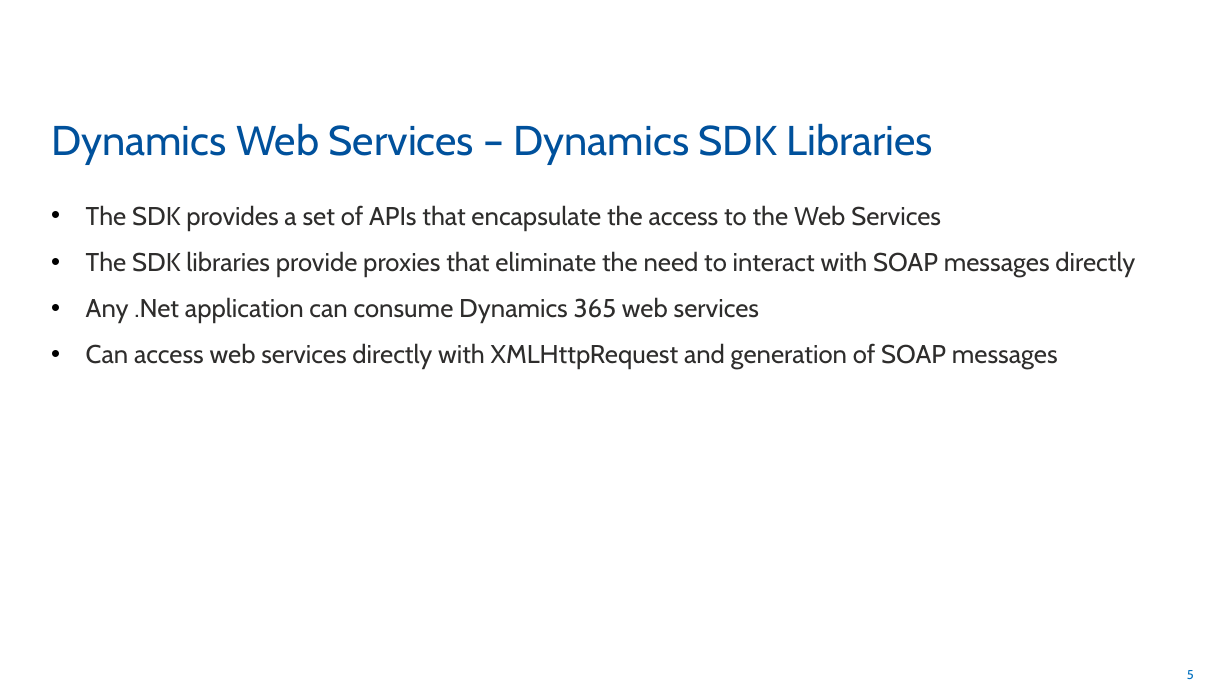
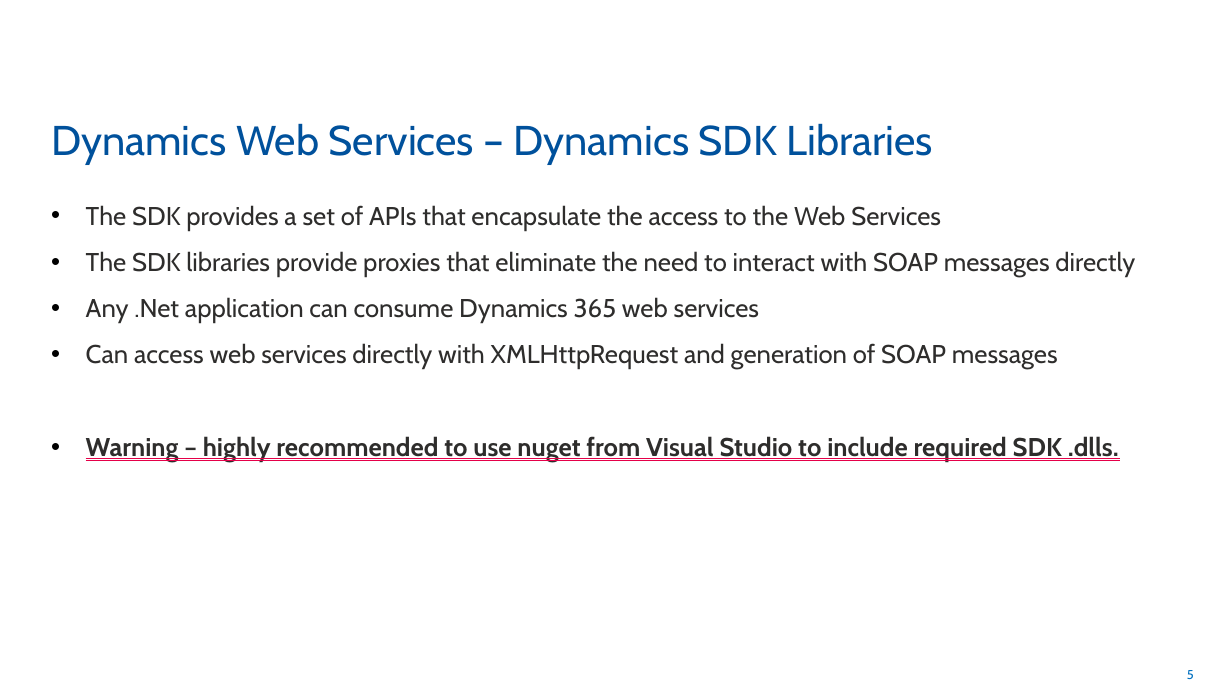
Before and after one commit to rogerhillgsy/CRMTraining, a slide deck: slide 5 of Documents/QA Powerpoints/Module 2.pptx. Drawn at 1232x693 pixels with LibreOffice and Linux fonts; fonts in the diff are those of the drawing. Boxes give left, top, right and bottom in pixels: in the first picture for what was removed or moved away, otherwise in the second. Text is boxed around its words. In the diff, an @@ line names an element or a change of style, - is before the commit and + after.

```diff
--- a/Documents/QA Powerpoints/Module 2.pptx
+++ b/Documents/QA Powerpoints/Module 2.pptx
@@ text at [86,436,1119,462]: paragraph added @@
+• Warning – highly recommended to use nuget from Visual Studio to include required SDK .dlls.
```
Also in this commit, not shown: 4 other slides changed, 1 other file.
